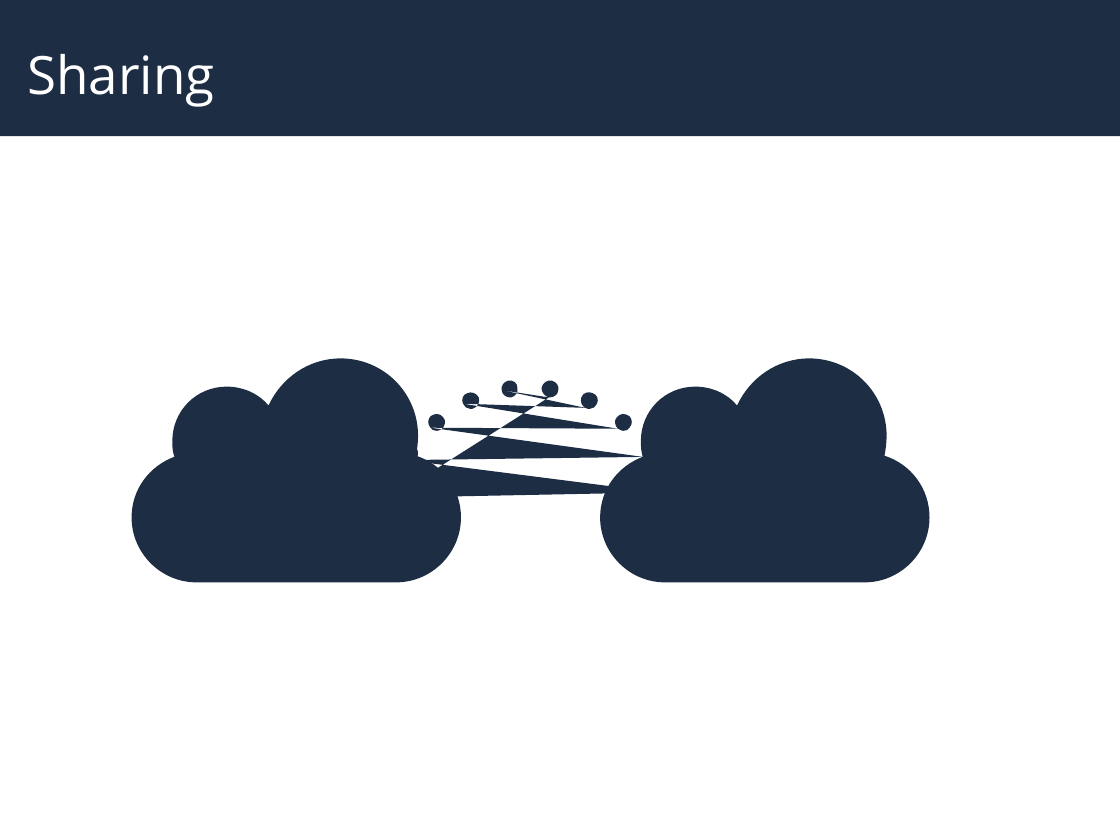
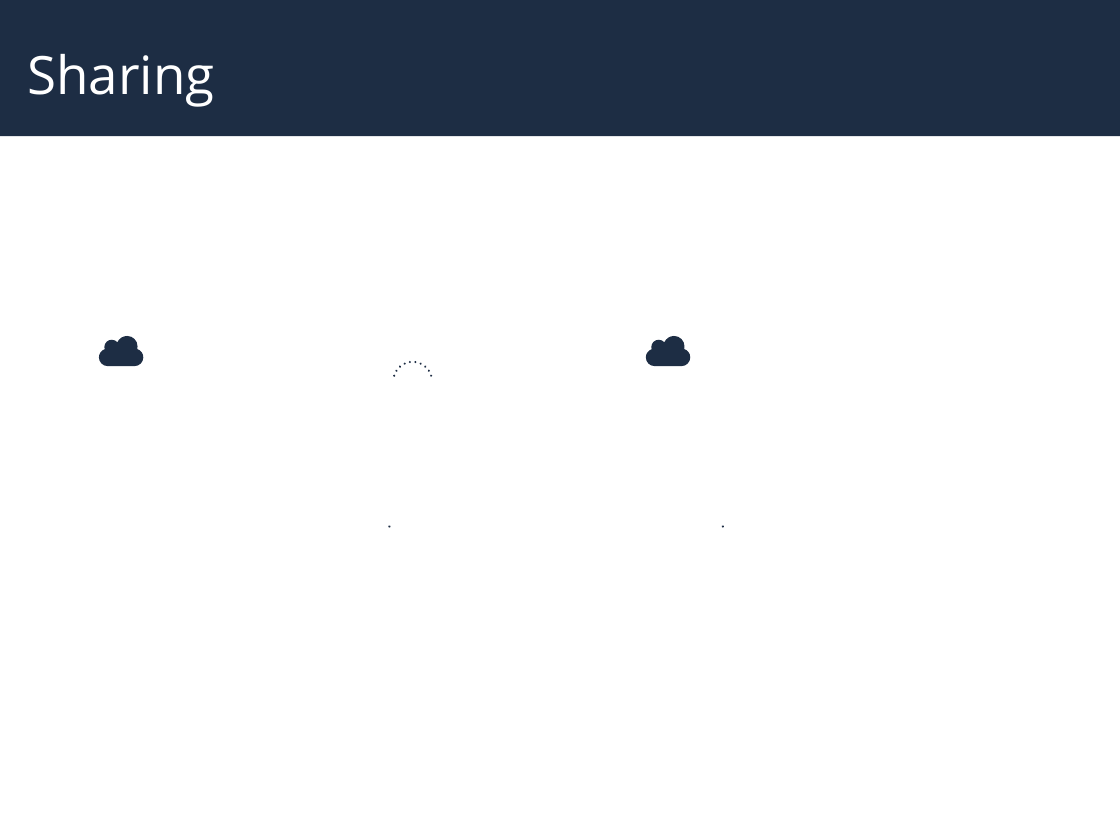
Before and after one commit to owncloud-archive/promo, a slide deck: slide 7 of Presentation materials/ownCloud Community Edition Version 7.odp. Drawn at 1120x840 pixels with LibreOffice and Linux fonts; fonts in the diff are those of the drawing; background and template pictures are left out. Boxes give left, top, right and bottom in pixels: in the first picture for what was removed or moved away, otherwise in the second. Text is boxed around its words. In the diff, an @@ line names an element or a change of style, - is before the commit and + after.

```diff
--- a/Presentation materials/ownCloud Community Edition Version 7.odp
+++ b/Presentation materials/ownCloud Community Edition Version 7.odp
@@ freeform shape: place and size @@
-freeform shape at (600,358,930,582)
+freeform shape at (99,336,483,597)
@@ freeform shape: place and size @@
-freeform shape at (132,358,461,582)
+freeform shape at (646,336,1030,597)
@@ freeform shape: place and size @@
-freeform shape at (383,380,676,498)
+freeform shape at (393,361,735,500)
@@ freeform shape: place and size @@
-freeform shape at (380,521,396,539)
+freeform shape at (389,525,408,545)
@@ freeform shape: place and size @@
-freeform shape at (665,521,682,539)
+freeform shape at (721,525,740,545)
```
Also in this commit, not shown: 2 other slides changed, 1 other file.
